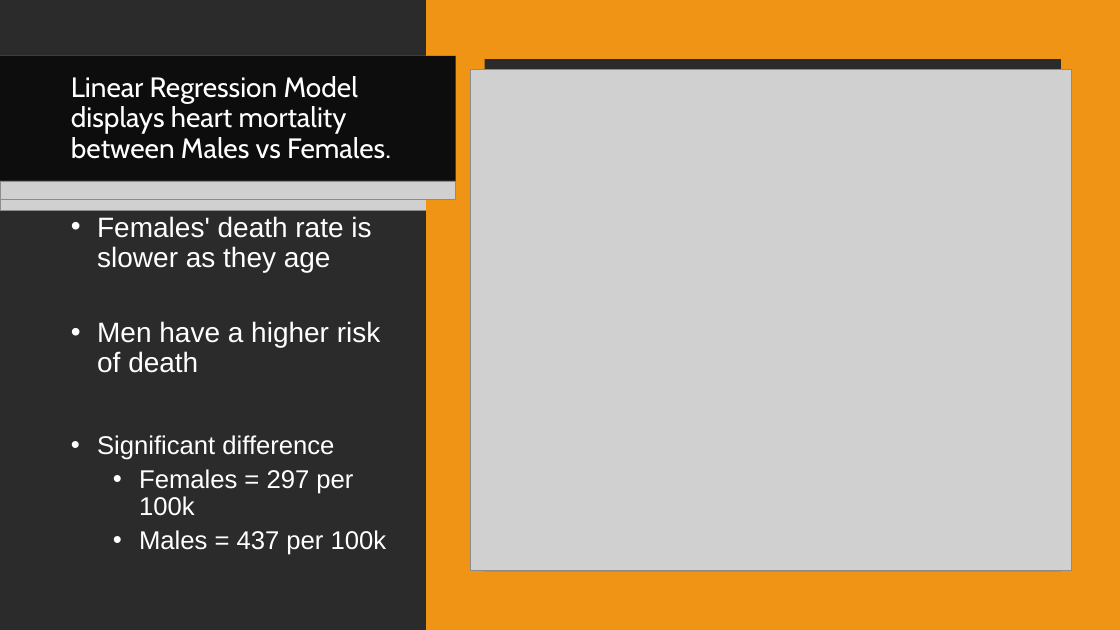
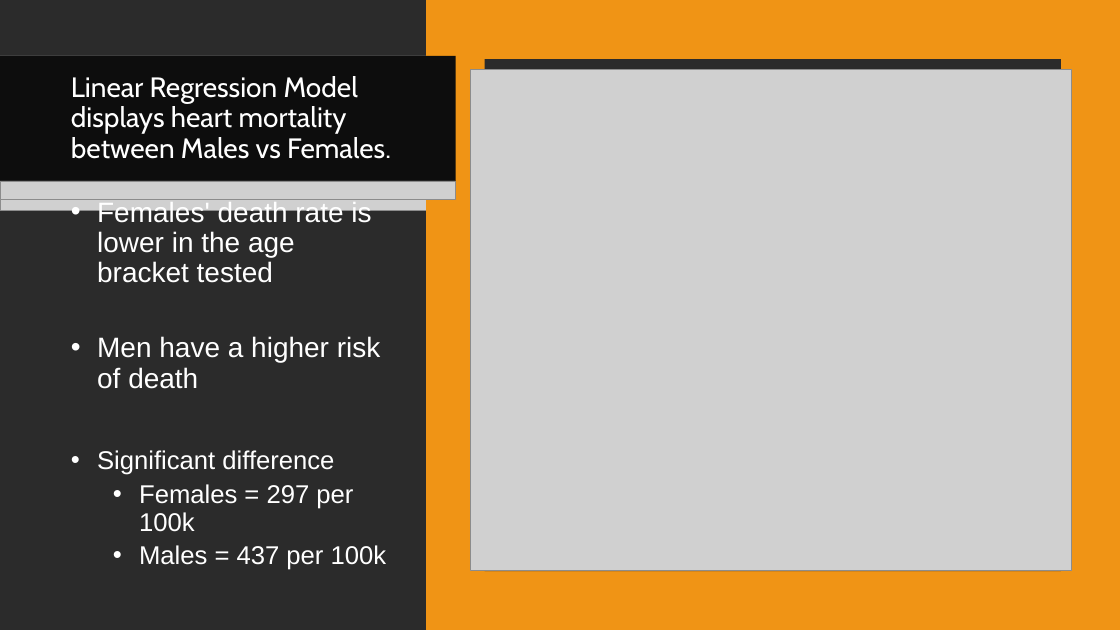
Before and after one commit to Aaron-m-ram/end-to-end-statistical-analysis, a slide deck: slide 11 of Final PP V1.pptx. Drawn at 1120x630 pixels with LibreOffice and Linux fonts; fonts in the diff are those of the drawing; grey boxes stand for pictures; background and template pictures are left out; a plain dark background stands for a picture behind light text. Boxes give left, top, right and bottom in pixels: in the first picture for what was removed or moved away, otherwise in the second. Text is boxed around its words. In the diff, an @@ line names an element or a change of style, - is before the commit and + after.

```diff
--- a/Final PP V1.pptx
+++ b/Final PP V1.pptx
@@ text at [97,202,371,283]: text changed @@
-• Females' death rate is slower as they age
+• Females' death rate is lower in the age bracket tested
```
Also in this commit, not shown: 5 other slides changed, 1 other file.
